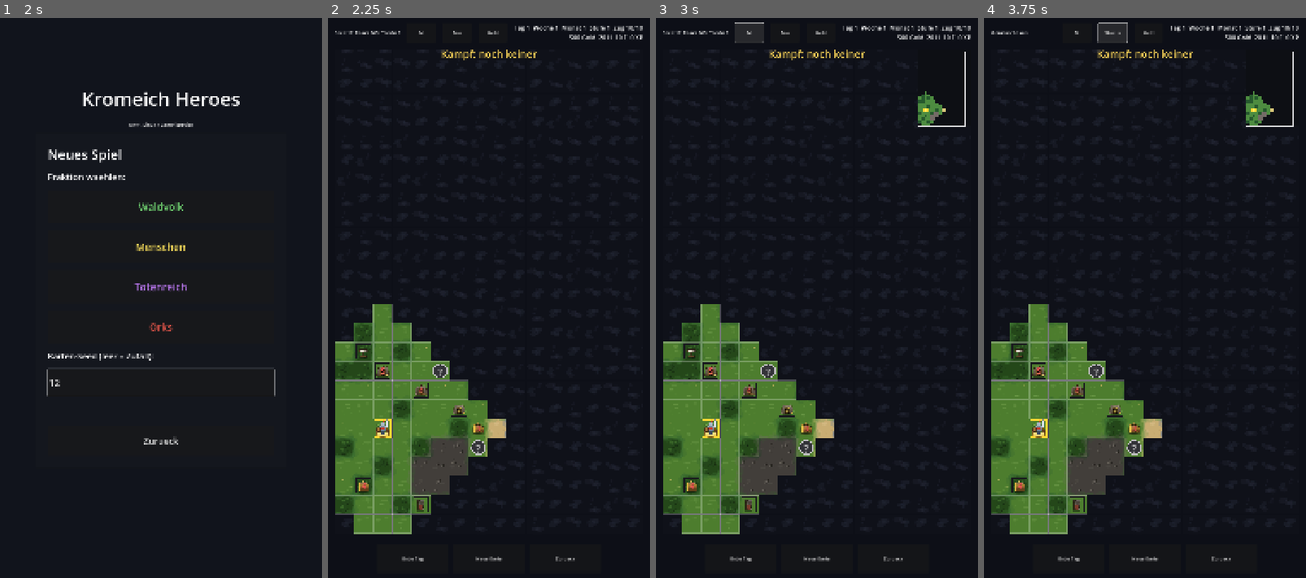
Above: before the commit, frames 1-4 (left to right).
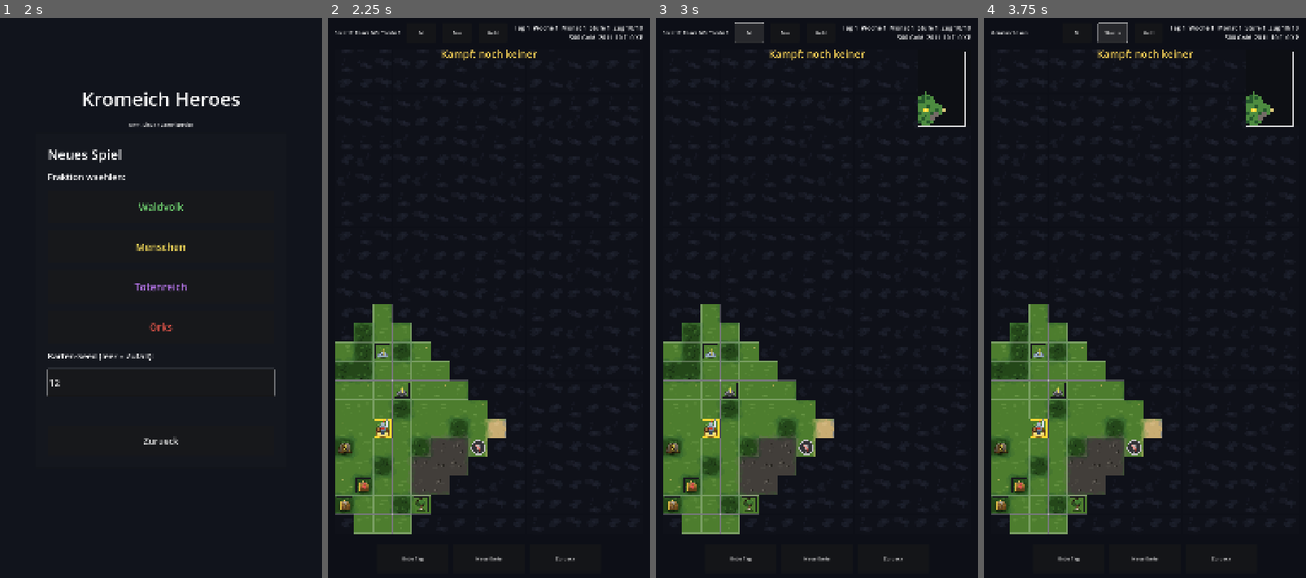
Above: after the commit, the same moments.

Repository: florianbrimmers-glitch/Kromeich-Partner
Game: Godot game, scene res://scenes/Main.tscn
The game is run twice, just before and just after one commit, with the same random seed, the same clock (stepped at 60 frames per second) and the same inputs.
Inputs (mouse positions are in pixels of both pictures, inside the frame that each line leads up to):
- Up to frame 1 (2 s): click "Weltkarte" at 0.5 s; click (161, 382) at 1.27 s; type "12" at 1.35 s
- Up to frame 2 (2.25 s): click "Waldvolk" at 2 s
- Up to frame 3 (3 s): click "M" at 2.75 s
- Up to frame 4 (3.75 s): click "Ton" at 3.5 s

Frame 1 is identical in both runs. In frame 2, 0.8% of the frame differs, in the area x 2-49%, y 58-89%; in frame 3, 0.8%; in frame 4, 0.8%.

Commit message:
Monster und Wachen bekommen echte Kreaturen
Ein wanderndes Monster war "Staerke 1-3" und im Kampf 1-3 menschliche
Speertraeger - auf der Karte ein grauer Kreis mit Zahl. Dasselbe galt
fuer jede Objekt-Wache: eine Truhe im Orkgebiet wurde von drei Menschen
gehuetet.

Jetzt hat jedes Monster und jede Wache eine Kreatur aus MONSTER_POOL.
Ihr Sprite steht auf der Karte, und sie tritt im Kampf an - der Weg
dafuer existierte schon, "enemy_army" im Battle-Kontext aus M9.

Kraft-Neutralitaet ist die tragende Regel: die Staerke wird als
Trefferpunkt-Budget gelesen (Staerke x 10, die HP eines Speertraegers),
die Stackgroesse folgt aus den HP der Kreatur, und nur Kreaturen, die
einzeln ins Budget passen, kommen in Frage. Ein Oger kann deshalb nie
ein Staerke-1-Monster sein. Der Test prueft diese Schranke - ohne ihn
waere aus einer Anzeige-Aenderung still eine Schwierigkeits-Aenderung
geworden.

Kein SAVE_VERSION-Bump: fehlt das Feld (alter Spielstand), wird die
Kreatur deterministisch aus Position und Staerke abgeleitet und bleibt
ueber Aufrufe stabil. Ein Monsterbild, das bei jedem Neuzeichnen
wechselt, waere der offensichtliche Fehler dabei. Die Bit-Mischung aus
_tile_variant ist dafuer als _mix_hash() herausgezogen.

Alle 17 Suiten gruen, Balance unveraendert (Gold-Paritaet 0 von 6
ausserhalb).

Co-Authored-By: Claude Opus 5 <noreply@anthropic.com>
Claude-Session: https://claude.ai/code/session_01PbmYhJGHjN5Xn9n64Vbz1B

Diff:
--- a/game/scripts/ui/WorldMapScreen.gd
+++ b/game/scripts/ui/WorldMapScreen.gd
@@ -76,6 +76,28 @@
 
 # Monster
 const MONSTER_COUNT := 8
+# Wandernde Monster (It. 35). Vorher war ein Monster "Staerke 1-3" und im
+# Kampf 1-3 MENSCHLICHE Speertraeger - auf der Karte ein grauer Kreis mit
+# Zahl. Jetzt hat jedes Monster eine echte Kreatur, deren Sprite auf der
+# Karte steht und die im Kampf auch antritt.
+#
+# KRAFT BLEIBT GLEICH: die Staerke wird als TREFFERPUNKT-Budget gelesen
+# (Staerke x MONSTER_HP_PER_STRENGTH), und die Stackgroesse ergibt sich aus
+# den HP der gewaehlten Kreatur. Ein Speertraeger hat 10 HP, also entspricht
+# Budget 10 genau dem alten "1 Speertraeger". Nur Kreaturen, die einzeln ins
+# Budget passen (mit etwas Spielraum), kommen in Frage - deshalb ist ein
+# Oger niemals ein Staerke-1-Monster.
+const MONSTER_HP_PER_STRENGTH := 10
+const MONSTER_HP_TOLERANCE := 1.45
+const MONSTER_MAX_COUNT := 20
+# Kandidaten fuer wandernde Monster: bewusst aus allen vier Fraktionen,
+# aber nur Kreaturen, die als Wildnis-Begegnung taugen (keine Engel,
+# keine Zitadellen-Einheiten).
+const MONSTER_POOL := [
+	"ork_goblin", "nec_skeleton", "men_spearman", "elf_dwarf",
+	"ork_wolfrider", "nec_zombie", "ork_orc", "men_archer",
+	"nec_wight", "men_griffin", "elf_pegasus", "elf_archer",
+]
 const MONSTER_MIN_DIST := 5
 const MONSTER_VICTORY_GOLD := 120
 
@@ -739,7 +761,14 @@
 				break
 		if blocked:
 			continue
-		_monsters.append({ "pos": mpos, "strength": rng.next_int(1, 3) })
+		var m_str: int = rng.next_int(1, 3)
+		_monsters.append({
+			"pos": mpos,
+			"strength": m_str,
+			# Kreatur gleich festlegen und mitspeichern - so zeigt die
+			# Karte dieselbe Einheit, die im Kampf antritt.
+			"unit": _pick_monster_unit(m_str, rng.next_int(0, 1 << 20)),
+		})
 
 	# Karten-Objekte platzieren: erst Minen, dann Schatzkisten. Gras/Wald
 	# wie Monster, Mindestabstand zu Spawn/Staedten/Monstern/anderen
@@ -822,6 +851,11 @@
 			"kind": kind,
 			"owner": OWNER_NEUTRAL,
 			"guard": guard_amt,
+			# Wach-Kreatur gleich festlegen (It. 35), damit Karte und Kampf
+			# dasselbe zeigen. Alte Spielstaende ohne das Feld leiten sie
+			# aus Position und Wachstaerke ab (_object_guard_army).
+			"guard_unit": _pick_monster_unit(max(1, guard_amt),
+				rng.next_int(0, 1 << 20)) if guard_amt > 0 else "",
 			"gold": gold_amt,
 			"resource": resource,
 		})
@@ -1378,7 +1412,10 @@
 		# Staerke steht erst unter halber Held-Sichtweite fest (Nahaufklae-
 		# rung). Darueber hinaus bleibt das Monster sichtbar, aber mit "?".
 		if mfog == FOG_VISIBLE and dist <= (HERO_SIGHT / 2):
-			txt = str(mstr)
+			# Angezeigt wird die ANZAHL der Kreaturen; die Farbe kommt
+			# weiter aus der Staerke (dem HP-Budget), denn nur die ist mit
+			# der eigenen Armee vergleichbar.
+			txt = str(_monster_count(m))
 			if eff < mstr:
 				tcol = Color(1.0, 0.35, 0.35)       # rot: kannst nicht schlagen
 			elif mstr - cbonus <= 0:
@@ -1388,7 +1425,18 @@
 		else:
 			txt = "?"
 			tcol = Color(0.75, 0.75, 0.75)
+		# Kreatur-Sprite statt abstrakter Scheibe (It. 35). Die Scheibe
+		# bleibt als Untergrund - sie traegt den Prognose-Ring und hebt die
+		# Figur vom Gelaende ab. Fehlt ein Sprite, bleibt es beim alten Bild.
 		_map_area.draw_circle(mpx, mrad, Color(0.20, 0.20, 0.22))
+		var mon_tex: Texture2D = UnitArt.texture_for(_monster_unit(m))
+		if mon_tex != null:
+			var msz: float = mrad * 1.72
+			_map_area.draw_texture_rect(mon_tex,
+				Rect2(mpx - Vector2(msz * 0.5, msz * 0.5), Vector2(msz, msz)),
+				false)
+			if mfog == FOG_EXPLORED:
+				_map_area.draw_circle(mpx, mrad, Color(0, 0, 0, 0.5))
 		_map_area.draw_arc(mpx, mrad, 0.0, TAU, 20, tcol, 4.0)
 		var ts := mfont.get_string_size(txt, HORIZONTAL_ALIGNMENT_CENTER, -1, mfsize)
 		var tp := mpx + Vector2(-ts.x * 0.5, ts.y * 0.35)
@@ -1606,10 +1654,15 @@
 	# ~17 %) - also ein verstecktes Schachbrett aus geraden und ungeraden
 	# Varianten. Die zwei Shift-Multiply-Runden ziehen die hohen Bits nach
 	# unten und loesen das auf.
-	var h: int = (x * 73856093) ^ (y * 19349663) ^ (_seed * 83492791)
-	h = (h ^ (h >> 13)) * 1274126177
-	h = h ^ (h >> 16)
-	return absi(h) % count
+	return absi(_mix_hash((x * 73856093) ^ (y * 19349663) ^ (_seed * 83492791))) % count
+
+
+# Bit-Mischung als EIGENE Funktion (It. 35), weil sie jetzt zweimal
+# gebraucht wird: fuer die Kachel-Variante und fuer die Monster-Kreatur.
+# Zwei Shift-Multiply-Runden ziehen die hohen Bits nach unten.
+func _mix_hash(h_in: int) -> int:
+	var h: int = (h_in ^ (h_in >> 13)) * 1274126177
+	return h ^ (h >> 16)
 
 
 func _terrain_texture(t: int, variant: int = -1) -> Texture2D:
@@ -1944,9 +1997,14 @@
 	if mon_idx >= 0:
 		var mstr_m: int = int(_monsters[mon_idx]["strength"])
 		var mon_pos: Vector2i = _monsters[mon_idx]["pos"]
+		# Echte Kreatur in den Kampf geben statt der Menschen-Synthese.
+		# "enemy_army" gibt es schon fuer Belagerungen - derselbe Weg.
+		var mon_ctx: Dictionary = {
+			"enemy_army": _monster_army(_monsters[mon_idx]),
+		}
 		_open_battle("Monster", mstr_m, true, battle_terrain, func(r: Dictionary) -> void:
 			_on_monster_result(r, mon_pos, target, cost)
-		)
+		, mon_ctx)
 		return
 
 	# Gegner-Held auf Zielfeld: Pflichtkampf (keine Flucht), bevor wir
@@ -1972,9 +2030,12 @@
 			var ogd: int = int(obj.get("guard", 0))
 			if ogd > 0:
 				var opos: Vector2i = target
+				var guard_ctx: Dictionary = {
+					"enemy_army": _object_guard_army(obj),
+				}
 				_open_battle("Wache", ogd, true, battle_terrain, func(r: Dictionary) -> void:
 					_on_object_result(r, opos, target, cost)
-				)
+				, guard_ctx)
 				return
 			# guard == 0: direktes Betreten / Einsammeln (siehe unten)
 
@@ -2046,6 +2107,66 @@
 		if _cities[i]["pos"] == p:
 			return i
 	return -1
+
+
+# --- Wandernde Monster (It. 35) -------------------------------------------
+
+# Welche Kreatur steht auf diesem Monster-Feld, und wie viele?
+#
+# Die Kreatur steht im Monster-Dictionary ("unit"), sobald das Monster
+# platziert wurde. ALTE SPIELSTAENDE haben das Feld nicht - dann wird es
+# deterministisch aus Position und Staerke abgeleitet, damit kein
+# SAVE_VERSION-Bump noetig ist und dasselbe Monster nach dem Laden dieselbe
+# Kreatur zeigt.
+func _monster_unit(m: Dictionary) -> String:
+	var stored: String = String(m.get("unit", ""))
+	if stored != "" and UnitType.hp_of(stored) > 0:
+		return stored
+	var mp: Vector2i = m.get("pos", Vector2i.ZERO)
+	return _pick_monster_unit(int(m.get("strength", 1)),
+		_mix_hash(mp.x * 73856093 + mp.y * 19349663 + _seed))
+
+
+# Deterministische Wahl aus MONSTER_POOL: nur Kreaturen, die einzeln ins
+# HP-Budget passen. Der Hash wird gemischt (gleiche Begruendung wie bei
+# _tile_variant), sonst koppelt die Auswahl an die Feld-Paritaet.
+func _pick_monster_unit(strength: int, h: int) -> String:
+	var budget: float = float(max(1, strength) * MONSTER_HP_PER_STRENGTH)
+	var fits: Array = []
+	for uid in MONSTER_POOL:
+		var hp: int = UnitType.hp_of(String(uid))
+		if hp > 0 and float(hp) <= budget * MONSTER_HP_TOLERANCE:
+			fits.append(String(uid))
+	if fits.is_empty():
+		return "men_spearman"
+	return String(fits[abs(h) % fits.size()])
+
+
+# Stackgroesse aus dem HP-Budget. Mindestens 1, gedeckelt.
+func _monster_count(m: Dictionary) -> int:
+	var uid: String = _monster_unit(m)
+	var hp: int = max(1, UnitType.hp_of(uid))
+	var budget: int = max(1, int(m.get("strength", 1))) * MONSTER_HP_PER_STRENGTH
+	return clampi(int(round(float(budget) / float(hp))), 1, MONSTER_MAX_COUNT)
+
+
+func _monster_army(m: Dictionary) -> Dictionary:
+	return {_monster_unit(m): _monster_count(m)}
+
+
+# Wachen an Karten-Objekten (It. 35): dieselbe Herleitung wie beim
+# wandernden Monster. Vorher waren ALLE Wachen menschliche Speertraeger -
+# eine Truhe im Ork-Gebiet wurde von drei Menschen gehuetet.
+func _object_guard_army(obj: Dictionary) -> Dictionary:
+	var g: int = int(obj.get("guard", 0))
+	if g <= 0:
+		return {}
+	var fake: Dictionary = {
+		"pos": obj.get("pos", Vector2i.ZERO),
+		"strength": g,
+		"unit": String(obj.get("guard_unit", "")),
+	}
+	return _monster_army(fake)
 
 
 func _monster_at(p: Vector2i) -> int:
--- a/game/tools/preview_world_full.gd
+++ b/game/tools/preview_world_full.gd
@@ -90,6 +90,24 @@
 	return img
 
 
+const UnitArt := preload("res://scripts/core/UnitArt.gd")
+
+
+func _unit_image(uid: String) -> Image:
+	var key: String = "unit:" + uid
+	if _tex_cache.has(key):
+		return _tex_cache[key] as Image
+	var img: Image = null
+	var tex: Texture2D = UnitArt.texture_for(uid)
+	if tex != null:
+		img = tex.get_image()
+		if img.is_compressed():
+			img.decompress()
+		img.convert(Image.FORMAT_RGBA8)
+	_tex_cache[key] = img
+	return img
+
+
 func _terrain_name(t: int) -> String:
 	match t:
 		0: return "grass"
@@ -234,7 +252,7 @@
 			_outline(canvas, cp.x * TILE + inset2, cp.y * TILE + inset2,
 				TILE - 2 * inset2, TILE - 2 * inset2, Color(0.85, 0.15, 0.15, 1.0), 4)
 
-	# 5. Monster als dunkle Scheibe mit Rand (wie im Screen)
+	# 5. Monster: dunkle Scheibe plus Kreatur-Sprite (wie im Screen, It. 35)
 	for m in (_wm.get("_monsters") as Array):
 		var mp: Vector2i = m["pos"]
 		if with_fog and int(_wm.call("_fog_get", fog, mp)) == hidden:
@@ -251,6 +269,10 @@
 					canvas.set_pixel(ix, iy, Color(0.20, 0.20, 0.22))
 				elif dd <= float(r):
 					canvas.set_pixel(ix, iy, Color(0.85, 0.35, 0.35))
+		# Kreatur aus dem Screen erfragen, nicht selbst herleiten.
+		var muid: String = String(_wm.call("_monster_unit", m))
+		var msz: int = int(float(r) * 1.72)
+		_put(canvas, _unit_image(muid), ccx - msz / 2, ccy - msz / 2, msz, msz)
 
 	# 6. Held und Gegner-Helden
 	var hero = _wm.get("_hero")
--- a/game/tools/test_new_game.gd
+++ b/game/tools/test_new_game.gd
@@ -56,6 +56,7 @@
 
 	_test_tileset(wm)
 	_test_city_margins(wm)
+	_test_monsters(wm)
 
 	wm.queue_free()
 	await process_frame
@@ -199,3 +200,102 @@
 	_check(starts_at_edge.is_empty(),
 		"kein Start in der Kartenecke (%s)" % str(starts_at_edge))
 	_done.append("_test_city_margins")
+
+
+# Wandernde Monster (It. 35): echte Kreatur auf der Karte UND im Kampf,
+# ohne dass die Begegnung staerker wird als vorher.
+func _test_monsters(wm) -> void:
+	print("")
+	print("== Wandernde Monster: Kreatur und Kraft ==")
+	wm.call("_start", 2468, 1)
+	var monsters: Array = wm.get("_monsters")
+	_check(monsters.size() == int(wm.get("MONSTER_COUNT")),
+		"%d Monster platziert" % monsters.size())
+
+	var pool: Array = wm.get("MONSTER_POOL")
+	var per: int = int(wm.get("MONSTER_HP_PER_STRENGTH"))
+	var tol: float = float(wm.get("MONSTER_HP_TOLERANCE"))
+	var bad_unit: Array = []
+	var bad_budget: Array = []
+	var too_big: Array = []
+	for m in monsters:
+		var uid: String = String(wm.call("_monster_unit", m))
+		var cnt: int = int(wm.call("_monster_count", m))
+		var hp: int = UnitType.hp_of(uid)
+		var budget: int = int(m["strength"]) * per
+		if not pool.has(uid):
+			bad_unit.append(uid)
+		if cnt < 1:
+			bad_budget.append("%s x%d" % [uid, cnt])
+		# Kraft-Neutralitaet: die Trefferpunkte des Stacks muessen im
+		# Rahmen des Budgets bleiben. Ohne diese Schranke koennte ein
+		# Staerke-1-Monster ploetzlich ein Oger sein.
+		if float(cnt * hp) > float(budget) * tol + 0.001:
+			too_big.append("%s x%d = %d HP, Budget %d"
+				% [uid, cnt, cnt * hp, budget])
+	_check(bad_unit.is_empty(), "jede Kreatur kommt aus MONSTER_POOL (%s)" % str(bad_unit))
+	_check(bad_budget.is_empty(), "jeder Stack hat mindestens 1 Kreatur (%s)" % str(bad_budget))
+	_check(too_big.is_empty(), "kein Stack sprengt sein HP-Budget (%s)" % str(too_big))
+
+	# Verschiedene Kreaturen ueber die Karte - sonst waere die Auswahl
+	# wirkungslos (dasselbe Problem wie die Kachel-Variante in It. 19).
+	var kinds: Array = []
+	for seed_value in [1, 42, 2468, 7777]:
+		wm.call("_start", seed_value, 1)
+		for m2 in (wm.get("_monsters") as Array):
+			var u2: String = String(wm.call("_monster_unit", m2))
+			if not kinds.has(u2):
+				kinds.append(u2)
+	_check(kinds.size() >= 4, "%d verschiedene Kreaturen ueber 4 Seeds (%s)"
+		% [kinds.size(), str(kinds)])
+
+	# Staerke 1 darf nie eine schwere Kreatur sein.
+	var heavy: Array = []
+	for h in range(64):
+		var u3: String = String(wm.call("_pick_monster_unit", 1, h * 7919))
+		if float(UnitType.hp_of(u3)) > float(per) * tol + 0.001:
+			heavy.append(u3)
+	_check(heavy.is_empty(), "Staerke 1 bleibt leicht (%s)" % str(heavy))
+
+	# ALTER SPIELSTAND ohne "unit": Kreatur wird abgeleitet, bleibt aber
+	# ueber Aufrufe stabil - sonst wechselte das Monsterbild bei jedem
+	# Neuzeichnen.
+	var legacy: Dictionary = {"pos": Vector2i(5, 9), "strength": 2}
+	var a: String = String(wm.call("_monster_unit", legacy))
+	var b: String = String(wm.call("_monster_unit", legacy))
+	_check(a != "" and a == b,
+		"Alt-Monster ohne Feld 'unit' bekommt stabil eine Kreatur (%s)" % a)
+	_check(int(wm.call("_monster_count", legacy)) >= 1,
+		"und eine Stackgroesse")
+
+	# Der Kampf bekommt genau diese Kreatur.
+	var army: Dictionary = wm.call("_monster_army", legacy)
+	_check(army.size() == 1 and army.has(a),
+		"Kampf-Armee enthaelt die gezeigte Kreatur (%s)" % str(army))
+
+	# Objekt-Wachen laufen ueber dieselbe Herleitung - vorher waren ALLE
+	# Wachen menschliche Speertraeger, auch im Ork-Gebiet.
+	wm.call("_start", 2468, 1)
+	var guarded: int = 0
+	var human_only: bool = true
+	var empty_army: Array = []
+	for obj in (wm.get("_objects") as Array):
+		var g: int = int(obj.get("guard", 0))
+		if g <= 0:
+			continue
+		guarded += 1
+		var ga: Dictionary = wm.call("_object_guard_army", obj)
+		if ga.is_empty():
+			empty_army.append(str(obj.get("pos", Vector2i.ZERO)))
+		for k in ga.keys():
+			if String(k) != "men_spearman":
+				human_only = false
+	_check(guarded > 0, "%d bewachte Objekte auf der Karte" % guarded)
+	_check(empty_army.is_empty(),
+		"jede Wache hat eine Kampf-Armee (%s)" % str(empty_army))
+	_check(not human_only,
+		"Wachen sind nicht mehr alle menschliche Speertraeger")
+	# Wache 0 = kein Kampf, also auch keine Armee.
+	_check((wm.call("_object_guard_army", {"guard": 0}) as Dictionary).is_empty(),
+		"unbewachtes Objekt hat keine Armee")
+	_done.append("_test_monsters")
Not shown, changed: game/CLAUDE.md
